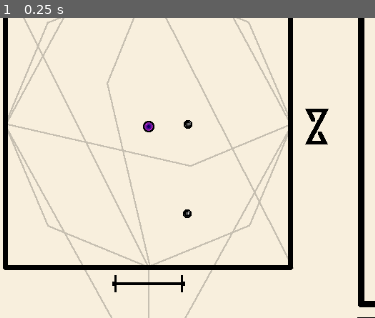
Above: before the commit, frame 1.
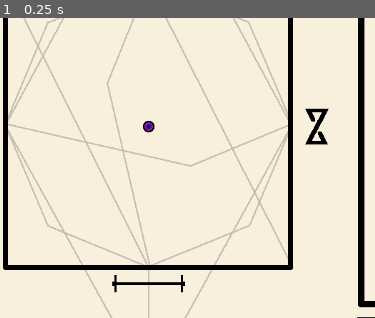
Above: after the commit, the same moment.

Repository: lohchness/Cursebreaker
Game: Godot game, scene res://scenes/level.tscn
Same seed, same stepped clock (60 frames per second), same inputs: the game is played once before the commit and once after it.
Inputs:
- Up to frame 1 (0.25 s): no input
The pictures show only the part of the screen within x 4-54%, y 32-82%; the shares and areas given below are measured in that part.

The runs differ from the first frame. In frame 1, 0.1% of the frame differs, in the area x 48-52%, y 34-67%.

Commit message:
making Level.tscn generic

Diff:
--- a/scenes/level.tscn
+++ b/scenes/level.tscn
@@ -1,11 +1,10 @@
-[gd_scene load_steps=8 format=3 uid="uid://w015m2tf04rx"]
+[gd_scene load_steps=7 format=3 uid="uid://w015m2tf04rx"]
 
 [ext_resource type="PackedScene" uid="uid://3ghhb13p6d2l" path="res://scenes/whiteboard.tscn" id="1_u52ul"]
 [ext_resource type="Script" uid="uid://c4yqadc08pa2x" path="res://scripts/level.gd" id="1_w8frs"]
 [ext_resource type="PackedScene" uid="uid://kxxki4i1p8uv" path="res://scenes/map.tscn" id="2_vonw3"]
 [ext_resource type="PackedScene" uid="uid://b5wo0gy13avw5" path="res://scenes/incant_button.tscn" id="4_mx8sn"]
 [ext_resource type="PackedScene" uid="uid://bn10yt3y0tjpx" path="res://scenes/dispel_button.tscn" id="5_ppgk2"]
-[ext_resource type="PackedScene" uid="uid://wsdpdrm1raeu" path="res://scenes/target.tscn" id="6_2r41h"]
 [ext_resource type="PackedScene" uid="uid://bl205u8p4n7wa" path="res://scenes/reset_button.tscn" id="7_klq6b"]
 
 [node name="Level" type="Node2D"]
@@ -35,12 +34,6 @@
 offset_right = 983.0
 offset_bottom = 766.0
 
-[node name="Target" parent="." instance=ExtResource("6_2r41h")]
-position = Vector2(335, 547)
-
-[node name="Target2" parent="." instance=ExtResource("6_2r41h")]
-position = Vector2(336, 422)
-
 [node name="reset_button" parent="." instance=ExtResource("7_klq6b")]
 offset_left = 998.0
 offset_top = 698.0
--- a/scripts/level.gd
+++ b/scripts/level.gd
@@ -9,7 +9,6 @@
 @export var levelname: String = ""
 @onready var whiteboard = $Whiteboard
 @onready var map = $Map
-
 
 func _on_whiteboard_new_drawn_stroke() -> void:
 	var trajectory = calculate_trajectory()
